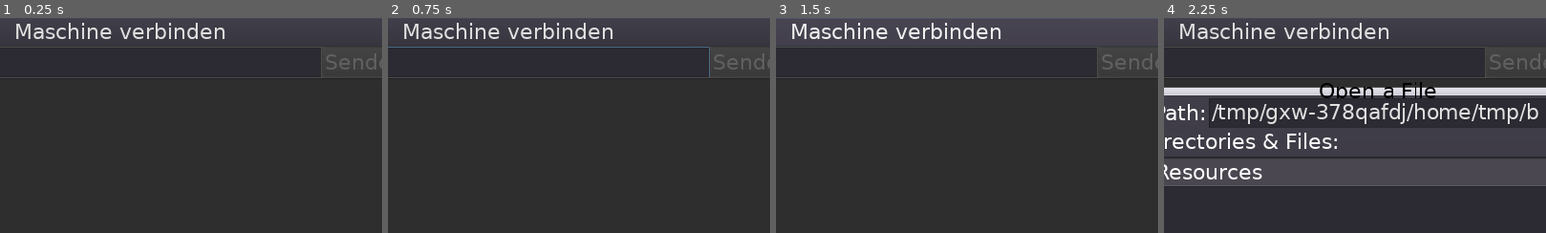
Above: before the commit, frames 1-4 (left to right).
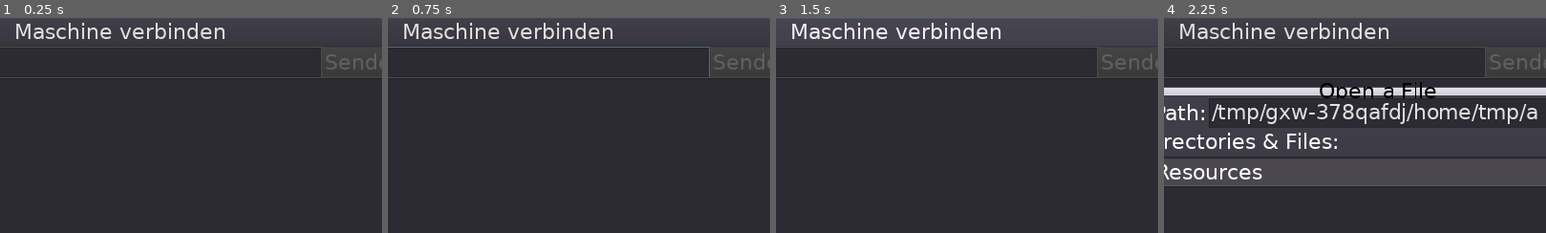
Above: after the commit, the same moments.

Repository: schwitin/BluetoothConsole
Game: Godot game, scene res://root.tscn
Two runs of this game, one before a commit and one after it. Both use one fixed random seed, a clock stepped at 60 frames per second and the inputs below.
Inputs (mouse positions are % of the whole screen's width and height, from its top left):
- Up to frame 1 (0.25 s): no input
- Up to frame 2 (0.75 s): click (38, 10) at 0.52 s; type "12" at 0.6 s
- Up to frame 3 (1.5 s): click "Maschine verbinden" at 1.25 s
- Up to frame 4 (2.25 s): click "File" at 2 s
The pictures show only the part of the screen within x 22-72%, y 0-50%; the shares and areas given below are measured in that part.

The runs differ from the first frame. In frame 4, 0.1% of the frame differs, in the area x 95-98%, y 39-48%.

Commit message:
Logbereich als ListItem statt TextEdit

Diff:
--- a/root.gd
+++ b/root.gd
@@ -1,6 +1,6 @@
 extends Node
 
-var textEdit
+var logList
 var fileDialog
 var fileDialogDateiSenden
 var itemList
@@ -14,10 +14,7 @@
 	global.connect("disconnected", self, "_on_disconnected")
 	global.connect("data_received", self, "_on_data_received")
 
-	textEdit = get_node("HBoxContainer/VBoxContainer/TextEdit")
-	textEdit.wrap_enabled = true
-	textEdit.set_readonly(true)
-
+	logList = get_node("HBoxContainer/VBoxContainer/LogList")
 
 	fileDialog = get_node("FileDialog")
 	fileDialog.set_current_dir(OS.get_system_dir(OS.SYSTEM_DIR_DOWNLOADS))
@@ -44,8 +41,10 @@
 
 
 func _on_data_received(data):
-	var text = textEdit.get_text()
-	textEdit.set_text(data + "\n" + text)
+	self.logList.add_item(data, null, false)
+	self.logList.move_item (self.logList.get_item_count()-1, 0)
+	self.logList.set_item_tooltip_enabled(0, false)
+	self.logList.remove_item(20)
 
 
 func _on_ConnectDisconnect_pressed():
--- a/root.tscn
+++ b/root.tscn
@@ -27,6 +27,7 @@
 text = "Maschine verbinden"
 
 [node name="HBoxContainer" type="HBoxContainer" parent="HBoxContainer/VBoxContainer"]
+editor/display_folded = true
 margin_top = 75.0
 margin_right = 1434.0
 margin_bottom = 150.0
@@ -51,13 +52,11 @@
 disabled = true
 text = "Senden"
 
-[node name="TextEdit" type="TextEdit" parent="HBoxContainer/VBoxContainer"]
+[node name="LogList" type="ItemList" parent="HBoxContainer/VBoxContainer"]
 margin_top = 154.0
 margin_right = 1434.0
 margin_bottom = 1080.0
 size_flags_vertical = 3
-readonly = true
-context_menu_enabled = false
 
 [node name="VBoxFile" type="VBoxContainer" parent="HBoxContainer"]
 margin_left = 1438.0
